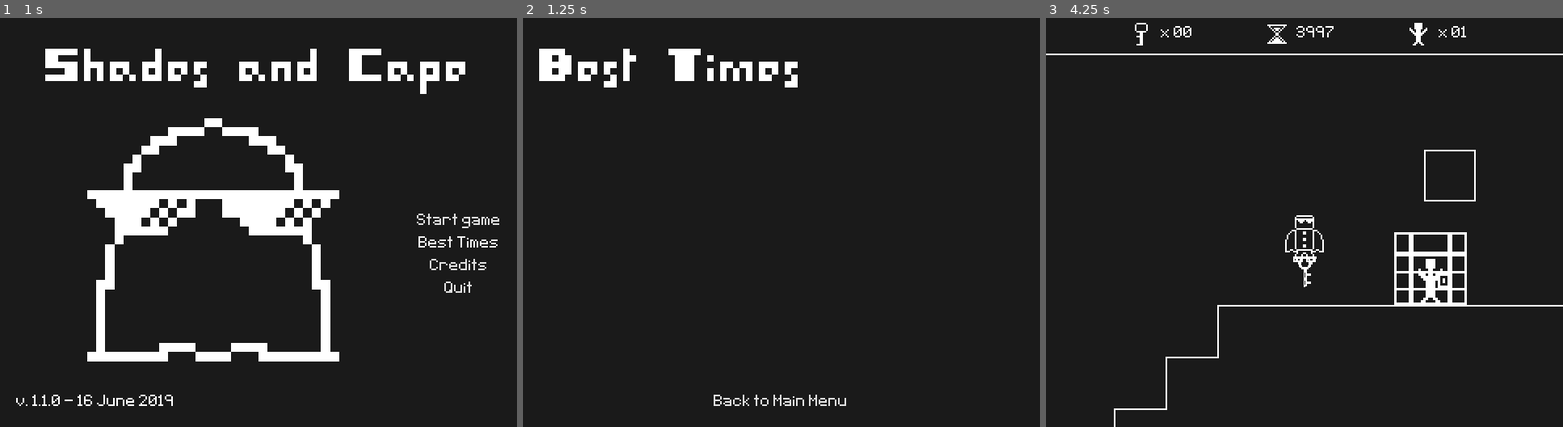
Above: before the commit, frames 1-3 (left to right).
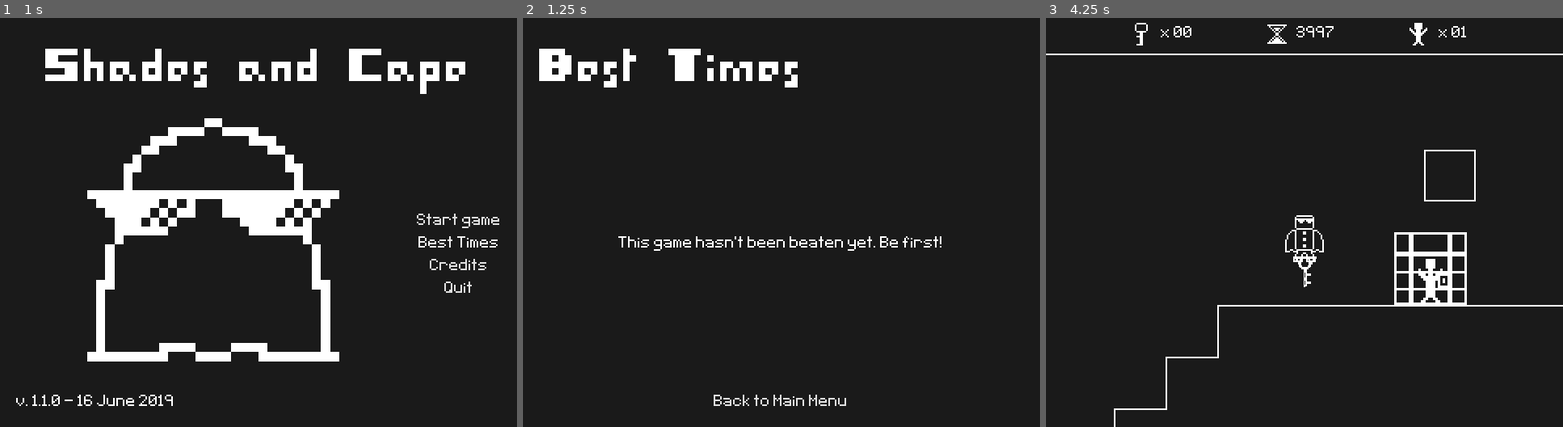
Above: after the commit, the same moments.

Repository: Kiel97/bialjam2019
Game: Godot game, scene res://Menu/MainMenu.tscn
Same seed, same stepped clock (60 frames per second), same inputs: the game is played once before the commit and once after it. Sound files missing from this copy of the repository are replaced by a short silence.
Inputs:
- Up to frame 1 (1 s): click "Best Times" at 0.5 s
- Up to frame 2 (1.25 s): no input
- Up to frame 3 (4.25 s): hold Right (move_right) 1.28-2.75 s; tap Up (jump) at 1.52, 2.27 s; tap Enter at 2 s; click "Back to Main Menu" at 2.75 s; click "Start game" at 3.5 s

Frame 1 is identical in both runs. In frame 2, 0.5% of the frame differs, in the area x 18-81%, y 53-57%; in frame 3, nothing differs.

Commit message:
Added displaying highscores

Diff:
--- a/Bialjam2019/Menu/HighscoresScreen.gd
+++ b/Bialjam2019/Menu/HighscoresScreen.gd
@@ -1,9 +1,25 @@
 extends CanvasLayer
 
-onready var scoreboard_label = $PanelContainer/MarginContainer/VBoxContainer/Scoreboard
+onready var scoreboard_label : Label = $PanelContainer/MarginContainer/VBoxContainer/Scoreboard
+
+const SCORE_STRING : String = "%d. %s - %d\n"
 
 func _ready() -> void:
-	pass
+	display_highscores()
+
+func display_highscores() -> void:
+	var scores : Array = HighscoreManager.load_highscores_from_file()
+	var to_display : String
+
+	if len(scores) == 0:
+		to_display = "This game hasn't been beaten yet. Be first!"
+	else:
+		var i = 0
+		for score in scores:
+			i += 1
+			to_display += SCORE_STRING % [i, score[0], score[1]]
+
+	scoreboard_label.text = to_display.strip_edges()
 
 func _input(event: InputEvent) -> void:
 	if event.is_action_pressed("escape"):
